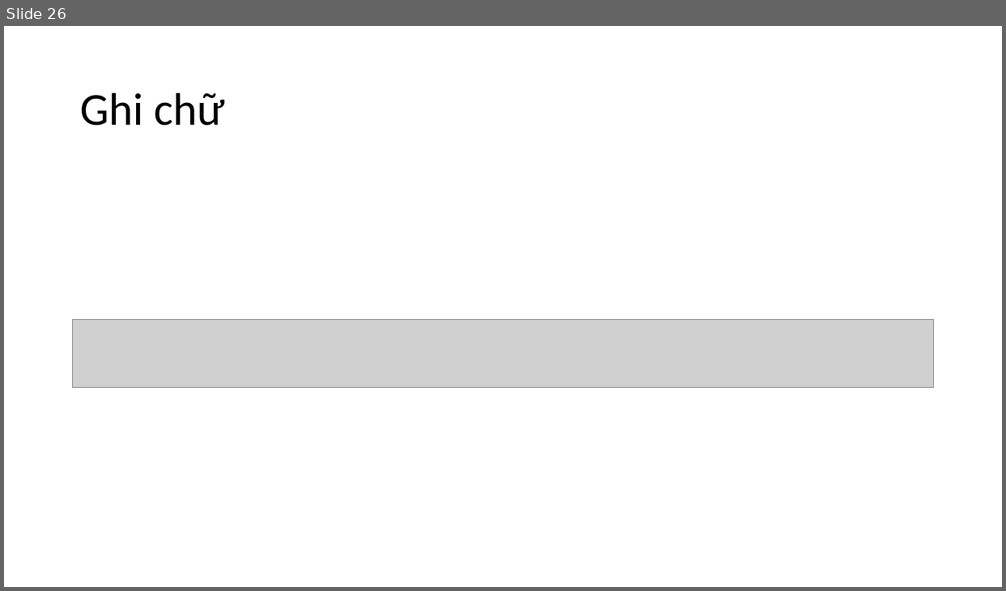
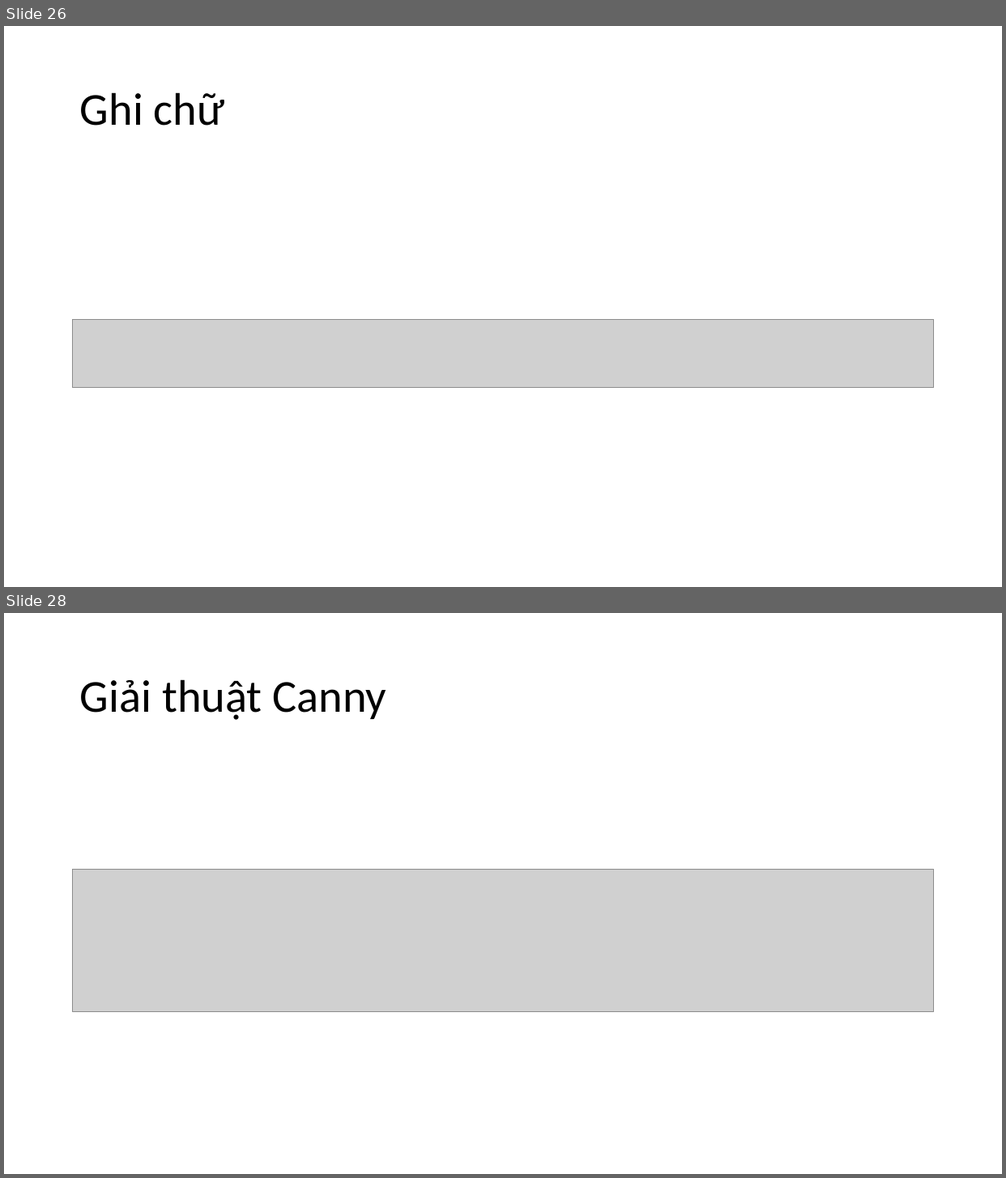
Before and after one commit to levinhhoang16/PyOpenCVCourse, a slide deck: Lecture/OpenCVCoban.pptx. Shown one above the other, each under a label of ours: slide 26 before the commit, slides 26 and 28 after it; the slides between them are not shown. The pictures are 1006x591 and 1006x1178 pixels, drawn with LibreOffice and Linux fonts; fonts in the diff are those of the drawing; grey boxes stand for pictures. Boxes give left, top, right and bottom in pixels: in the first picture for what was removed or moved away, otherwise in the second. Text is boxed around its words. In the diff, an @@ line names an element or a change of style, - is before the commit and + after.

```diff
--- a/Lecture/OpenCVCoban.pptx
+++ b/Lecture/OpenCVCoban.pptx
@@ slide 28 added at (4,613,1002,1174), background #FFFFFF @@
@@ title added at (80,679,387,720), 44 pt, text #000000 @@
+Giải thuật Canny
@@ picture added at (73,870,934,1012) @@
```
Also in this commit, not shown: 5 other slides added, 2 other files.
